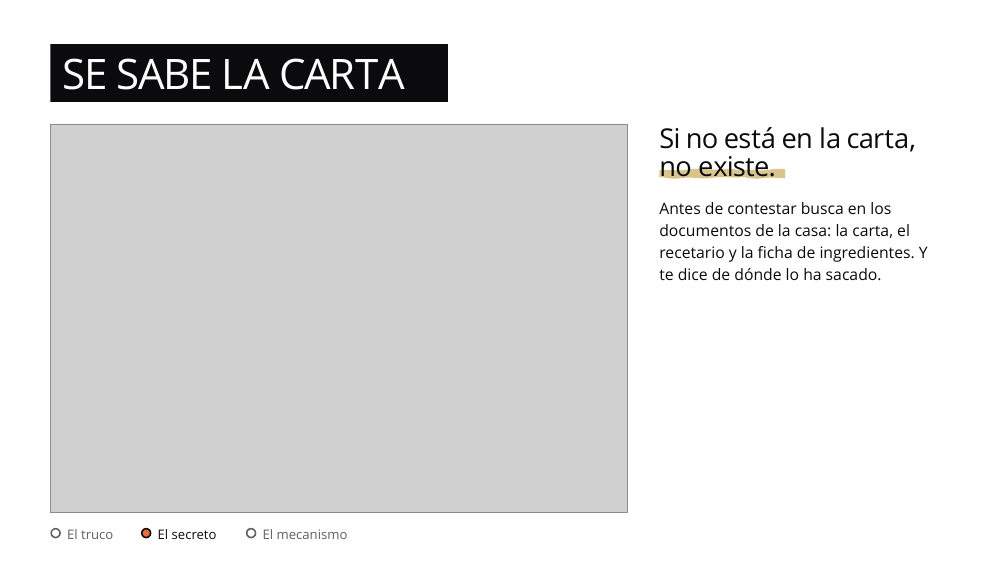
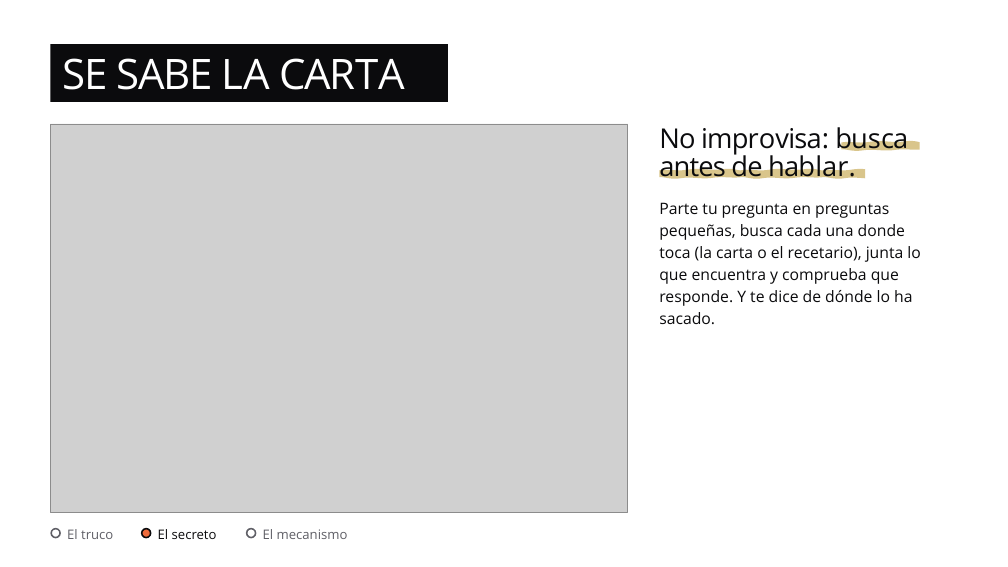
Before and after one commit to dsanchor/morcillaconf, a slide deck: slide 19 of docs/charla/no-es-magia.pptx. Drawn at 1008x567 pixels with LibreOffice and Linux fonts; fonts in the diff are those of the drawing; grey boxes stand for pictures. Boxes give left, top, right and bottom in pixels: in the first picture for what was removed or moved away, otherwise in the second. Text is boxed around its words. In the diff, an @@ line names an element or a change of style, - is before the commit and + after.

```diff
--- a/docs/charla/no-es-magia.pptx
+++ b/docs/charla/no-es-magia.pptx
@@ text at [659, 127, 908, 179]: text changed @@
-Si no está en la carta,
-no existe.
+No improvisa: busca
+antes de hablar.
@@ freeform shape added at [842, 141, 920, 150], fill #D9C58B @@
@@ freeform shape: place and size @@
-freeform shape at [659, 169, 785, 178]
+freeform shape at [659, 169, 865, 178]
@@ text at [659, 202, 920, 324]: text changed @@
-Antes de contestar busca en los
-documentos de la casa: la carta, el
-recetario y la ficha de ingredientes. Y
-te dice de dónde lo ha sacado.
+Parte tu pregunta en preguntas
+pequeñas, busca cada una donde
+toca (la carta o el recetario), junta lo
+que encuentra y comprueba que
+responde. Y te dice de dónde lo ha
+sacado.
```
Also in this commit, not shown: 14 other slides changed, 3 slides added, 3 slides removed, 2 other files.
